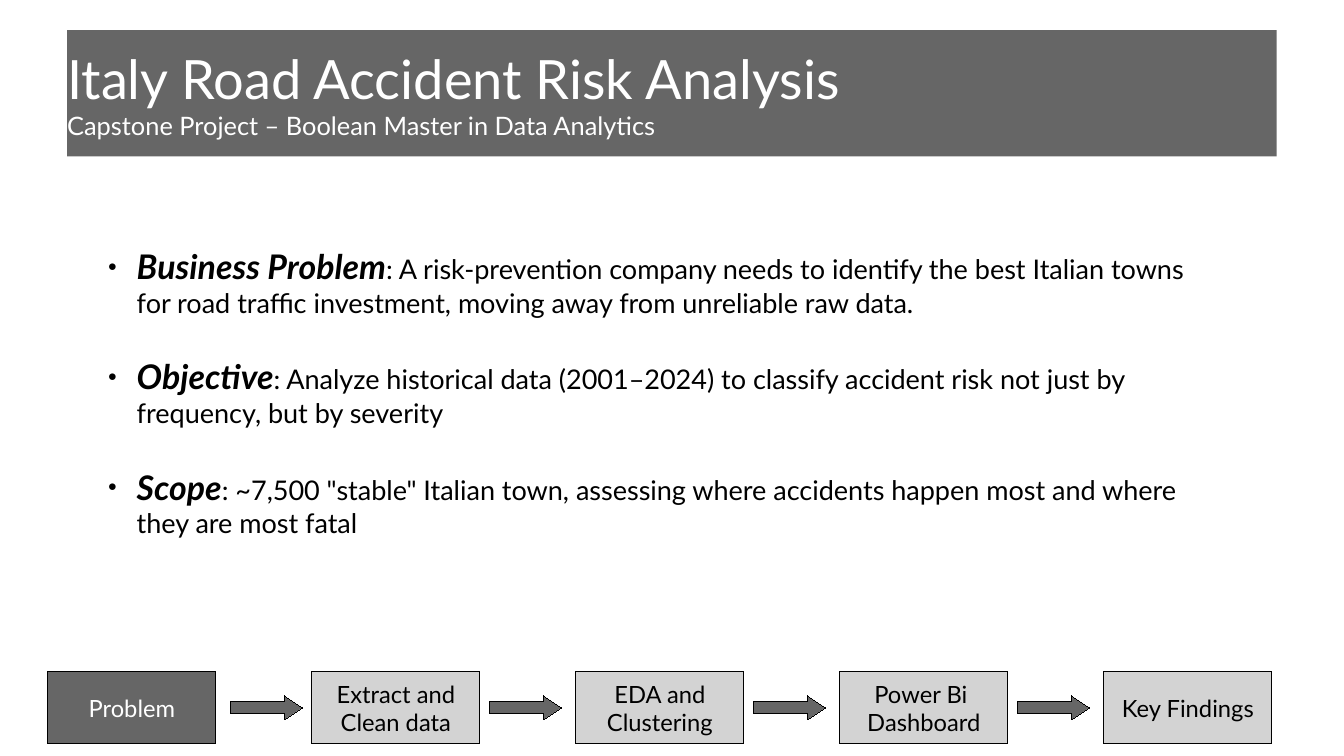
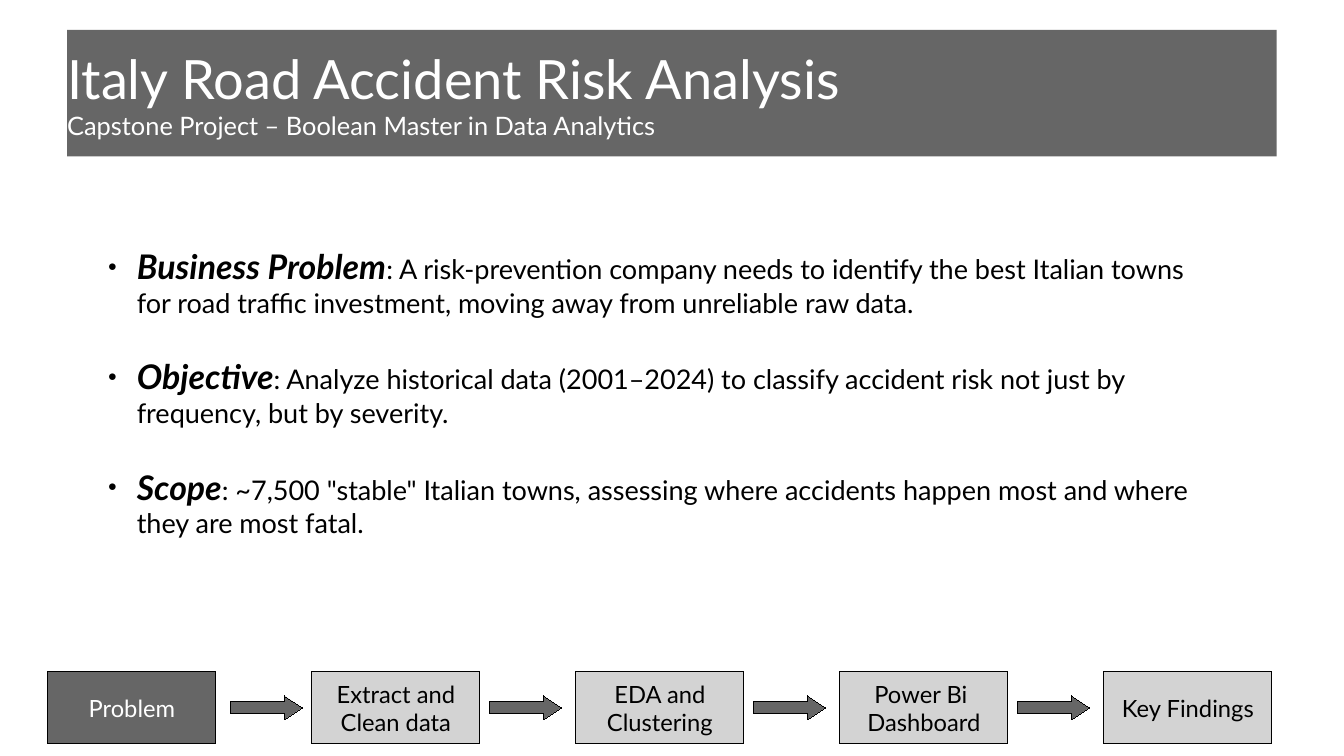
Before and after one commit to Aaronstriker/Final-Project-master-boolean-Data-Analytics, a slide deck: slide 1 of Italy Road Accident Risk Analysis.pptx. Drawn at 1344x756 pixels with LibreOffice and Linux fonts; fonts in the diff are those of the drawing. Boxes give left, top, right and bottom in pixels: in the first picture for what was removed or moved away, otherwise in the second. Text is boxed around its words. In the diff, an @@ line names an element or a change of style, - is before the commit and + after.

Commit message:
Modified powerpoint presentation

```diff
--- a/Italy Road Accident Risk Analysis.pptx
+++ b/Italy Road Accident Risk Analysis.pptx
@@ text at (137,363,1188,538): text changed @@
-● Objective: Analyze historical data (2001–2024) to classify accident risk not just by frequency, but by severity
-● Scope: ~7,500 "stable" Italian town, assessing where accidents happen most and where they are most fatal
+● Objective: Analyze historical data (2001–2024) to classify accident risk not just by frequency, but by severity.
+● Scope: ~7,500 "stable" Italian towns, assessing where accidents happen most and where they are most fatal.
```
Also in this commit, not shown: 4 other slides changed.
